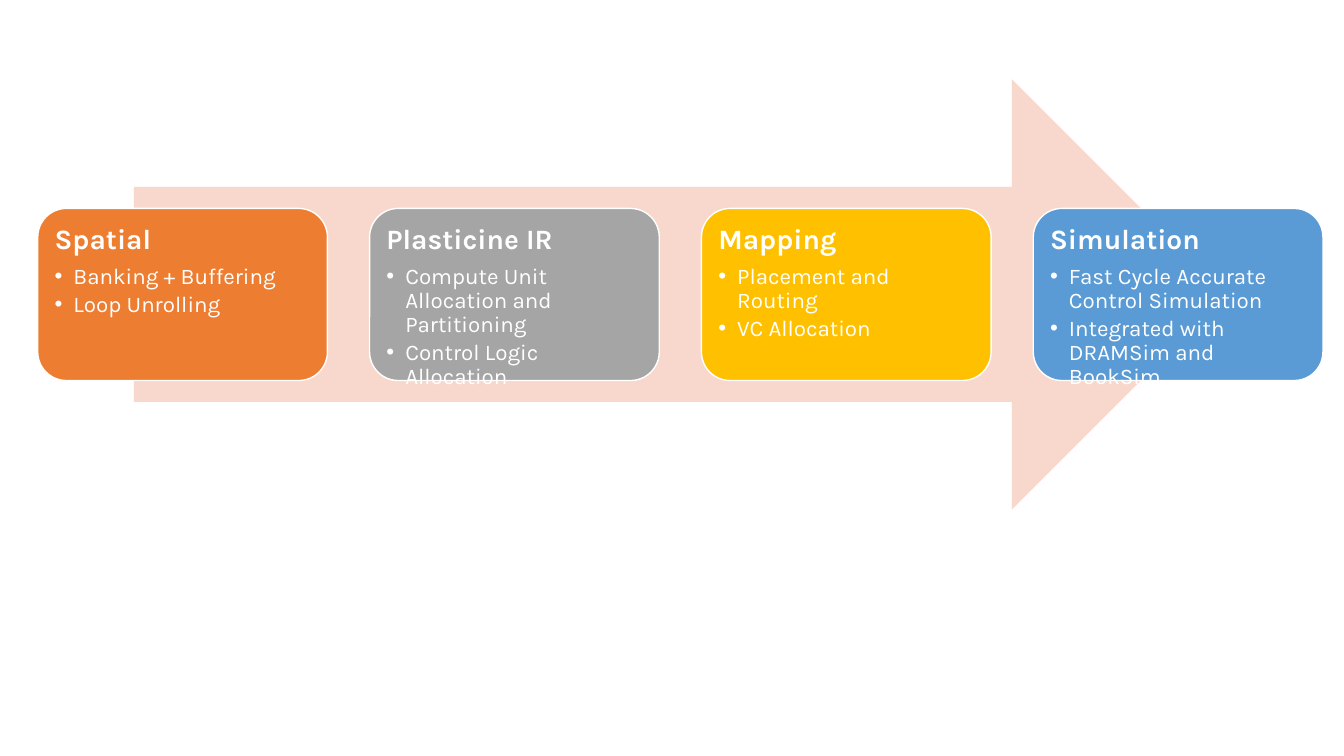
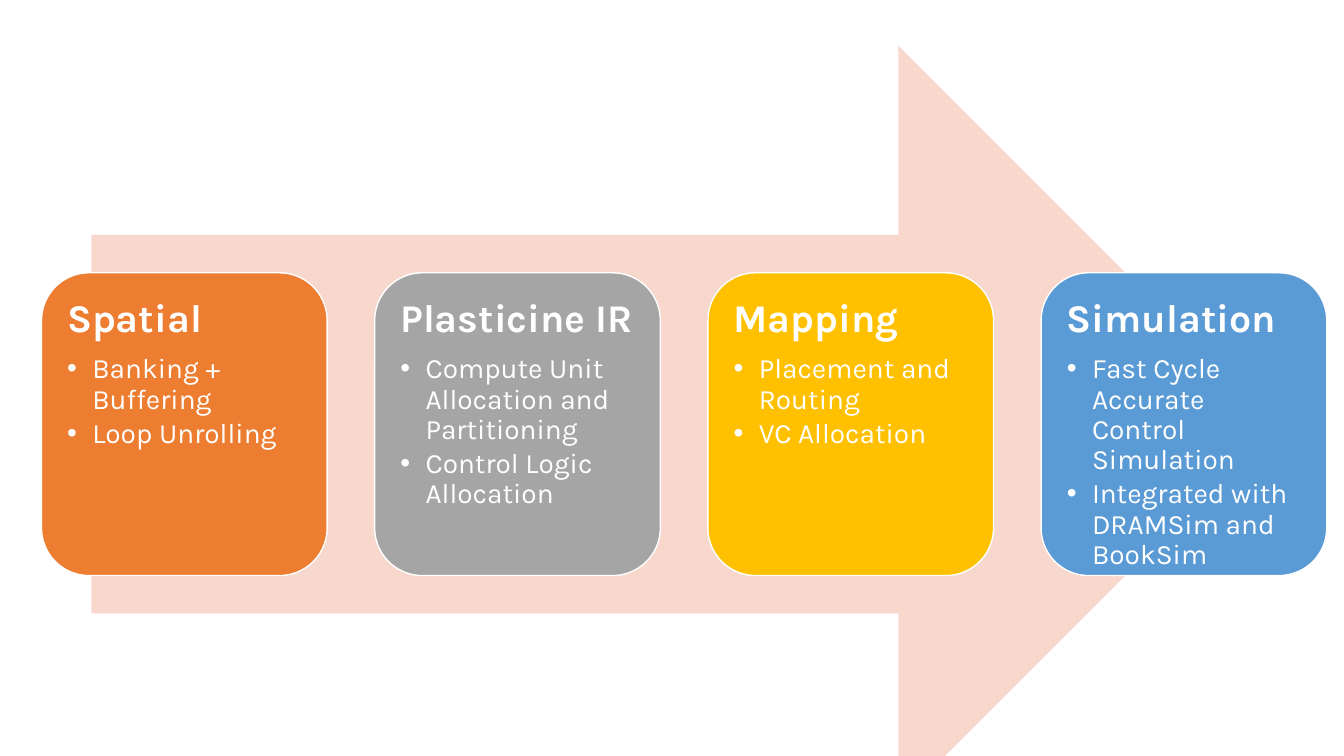
Before and after one commit to matthewvilim/DawnPoster, a slide deck: slide 4 of figs/flow.pptx. Drawn at 1344x756 pixels with LibreOffice and Linux fonts; fonts in the diff are those of the drawing. Boxes give left, top, right and bottom in pixels: in the first picture for what was removed or moved away, otherwise in the second. Text is boxed around its words. In the diff, an @@ line names an element or a change of style, - is before the commit and + after.

```diff
--- a/figs/flow.pptx
+++ b/figs/flow.pptx
@@ right arrow: place and size @@
-right arrow at box(134, 80, 1228, 510)
+right arrow at box(92, 45, 1277, 756)
@@ rounded rectangle: place and size @@
-rounded rectangle at box(37, 209, 327, 381)
+rounded rectangle at box(41, 273, 327, 576)
@@ text "Spatial": place and size @@
-text "Spatial" at box(55, 229, 276, 318)
+text "Spatial" at box(67, 304, 276, 450)
@@ text "Spatial" at box(67, 304, 276, 450): size 20 to 28 pt in "Spatial"; size 16 to 20 pt in "Banking + Buffering", "Loop Unrolling"; more space between paragraphs; indent changed @@
@@ rounded rectangle: place and size @@
-rounded rectangle at box(370, 209, 659, 381)
+rounded rectangle at box(375, 273, 660, 576)
@@ text "Plasticine IR": place and size @@
-text "Plasticine IR" at box(386, 229, 553, 384)
+text "Plasticine IR" at box(400, 304, 632, 503)
@@ text "Plasticine IR" at box(400, 304, 632, 503): size 20 to 28 pt in "Plasticine IR"; size 16 to 20 pt in "Compute Unit Allocation and Partitioning", "Control Logic Allocation"; more space between paragraphs; indent changed @@
@@ rounded rectangle: place and size @@
-rounded rectangle at box(702, 209, 991, 381)
+rounded rectangle at box(708, 273, 993, 576)
@@ text "Mapping": place and size @@
-text "Mapping" at box(718, 229, 890, 337)
+text "Mapping" at box(734, 304, 950, 444)
@@ text "Mapping" at box(734, 304, 950, 444): size 20 to 28 pt in "Mapping"; size 16 to 20 pt in "Placement and Routing", "VC Allocation"; more space between paragraphs; indent changed @@
@@ rounded rectangle: place and size @@
-rounded rectangle at box(1033, 209, 1323, 381)
+rounded rectangle at box(1042, 273, 1327, 576)
@@ text "Simulation": place and size @@
-text "Simulation" at box(1050, 229, 1266, 391)
+text "Simulation" at box(1067, 304, 1287, 565)
@@ text "Simulation" at box(1067, 304, 1287, 565): size 20 to 28 pt in "Simulation"; size 16 to 20 pt in "Fast Cycle Accurate Control Simulation", "Integrated with DRAMSim and BookSim"; more space between paragraphs; indent changed @@
```
Also in this commit, not shown: 1 other slide changed, 9 other files.
